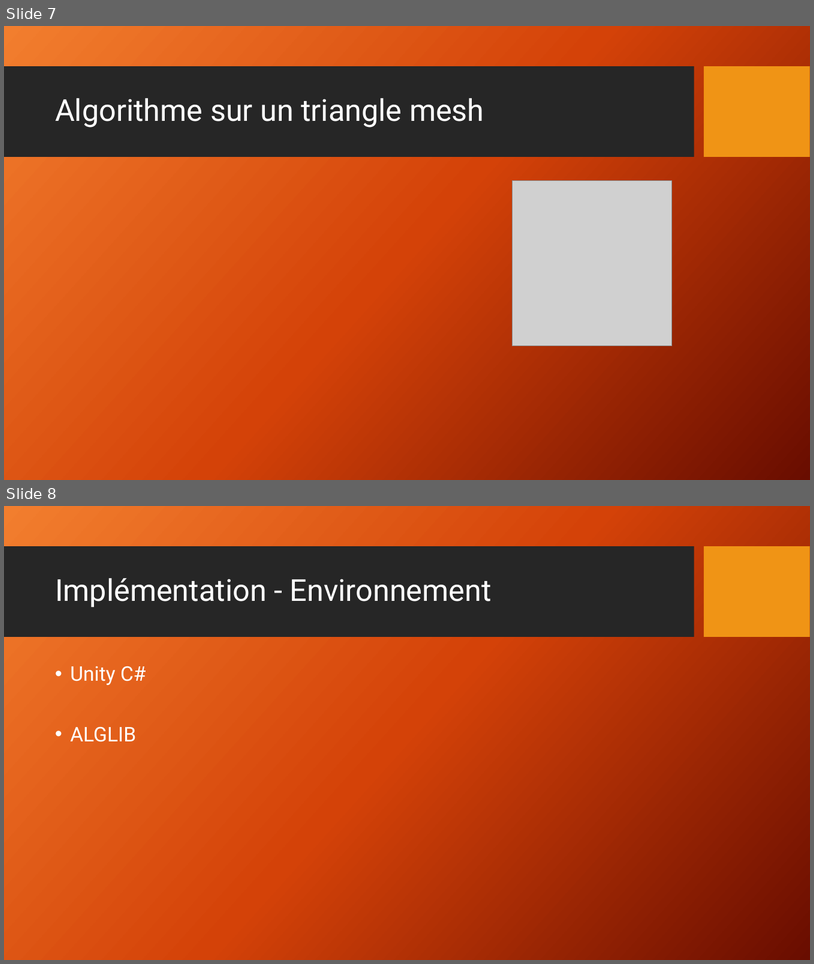
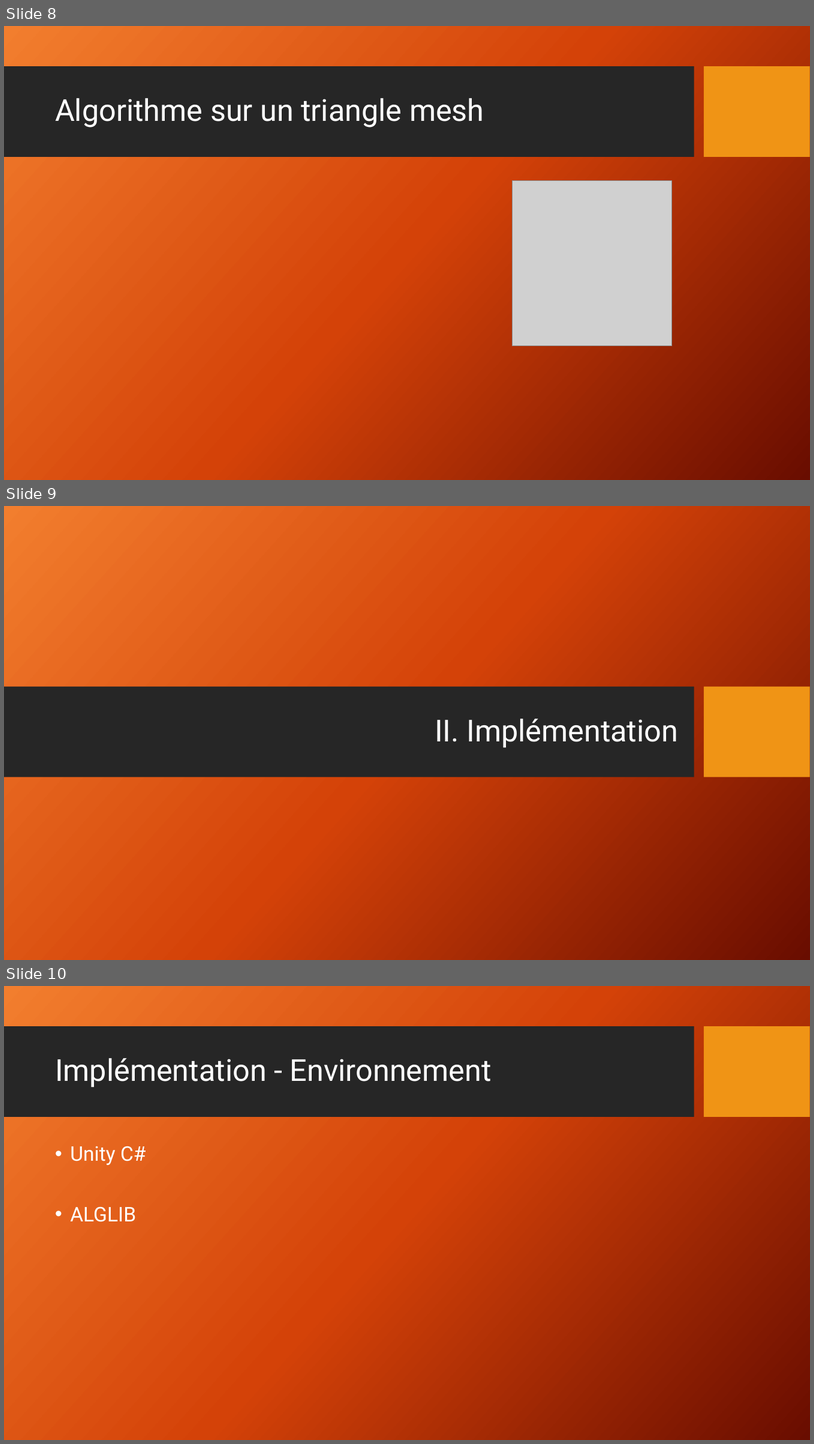
Before and after one commit to supercontact/PathFinding, a slide deck: report/Geodesics in Heat.pptx. Shown one above the other, each under a label of ours: slides 7 and 8 before the commit, slides 8, 9 and 10 after it. The pictures are 814x964 and 814x1444 pixels, drawn with LibreOffice and Linux fonts; fonts in the diff are those of the drawing; grey boxes stand for pictures; background and template pictures are left out. Boxes give left, top, right and bottom in pixels: in the first picture for what was removed or moved away, otherwise in the second. Text is boxed around its words. In the diff, an @@ line names an element or a change of style, - is before the commit and + after.

```diff
--- a/report/Geodesics in Heat.pptx
+++ b/report/Geodesics in Heat.pptx
@@ slide 9 added at (4,506,810,960), background picture (left out) @@
@@ rectangle added at (4,686,694,777), fill #262626 @@
@@ rectangle added at (705,686,810,777), fill #F09415 @@
@@ title added at (435,718,678,748), 36 pt, text #FFFFFF @@
+II. Implémentation
@@ what was slide 7 is now slide 8 @@
@@ what was slide 8 is now slide 10 @@
```
Also in this commit, not shown: 1 slide changed, 3 other slides added, 2 other files.
